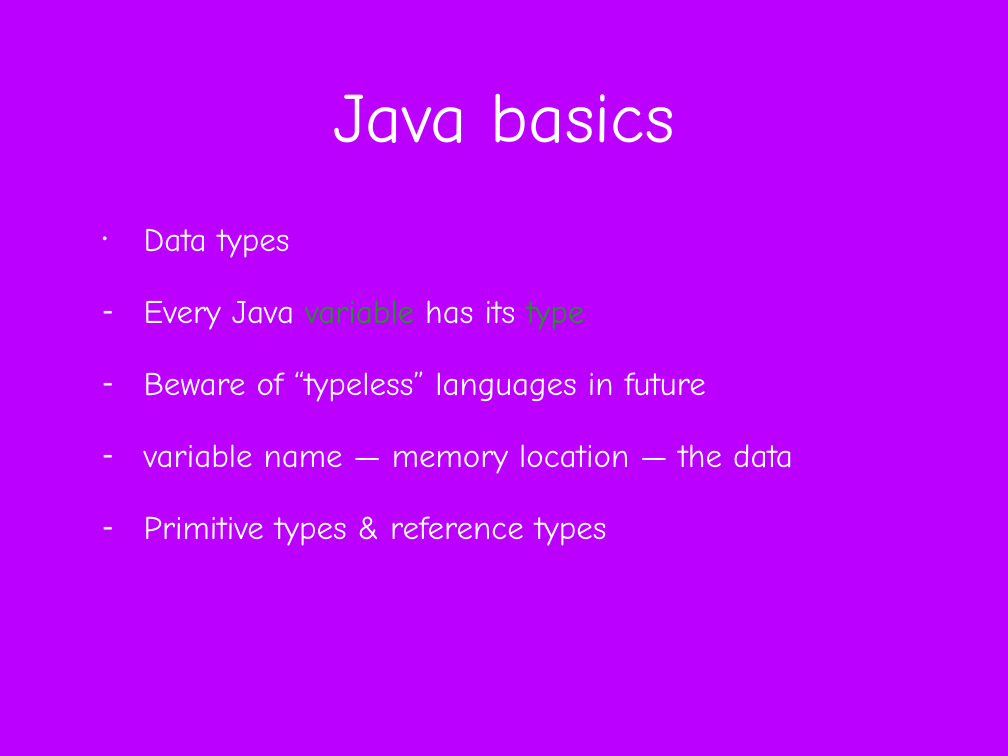
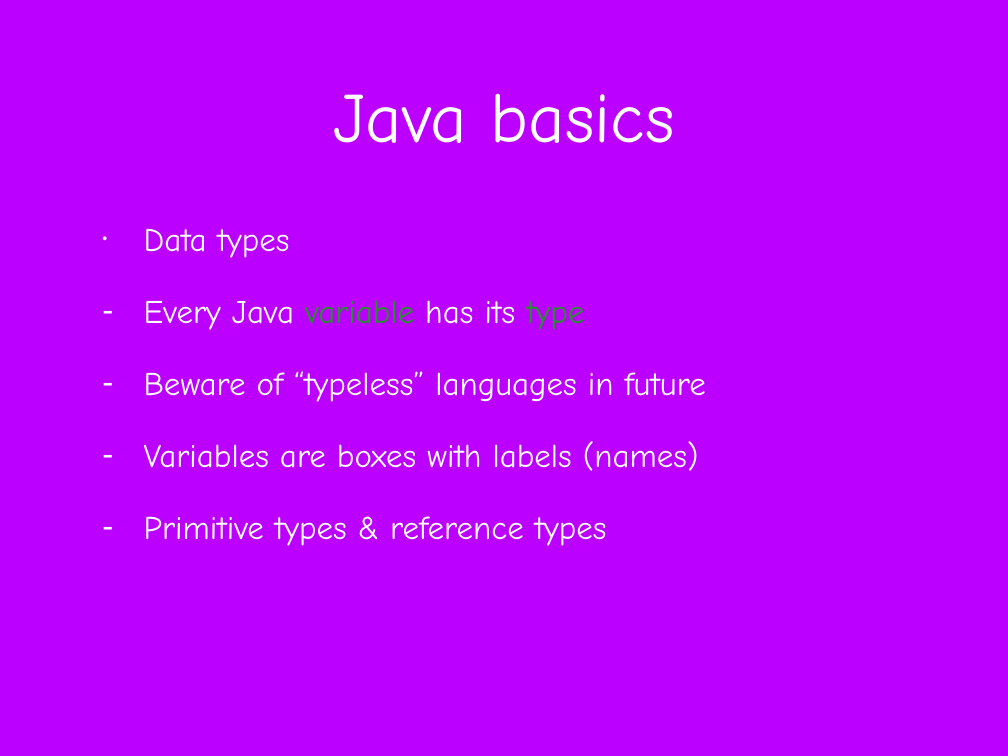
Before and after one commit to difficultcho/AP-A-2018.01.27--, a slide deck: slide 20 of AP计算机A-2018.01.27-张淼.pptx. Drawn at 1008x756 pixels with LibreOffice and Linux fonts; fonts in the diff are those of the drawing; background and template pictures are left out. Boxes give left, top, right and bottom in pixels: in the first picture for what was removed or moved away, otherwise in the second. Text is boxed around its words. In the diff, an @@ line names an element or a change of style, - is before the commit and + after.

```diff
--- a/AP计算机A-2018.01.27-张淼.pptx
+++ b/AP计算机A-2018.01.27-张淼.pptx
@@ text at (x1=144, y1=441, x2=699, y2=471): text changed @@
-– variable name — memory location — the data
+– Variables are boxes with labels (names)
```
Also in this commit, not shown: 32 other slides changed, 2 slides added.
